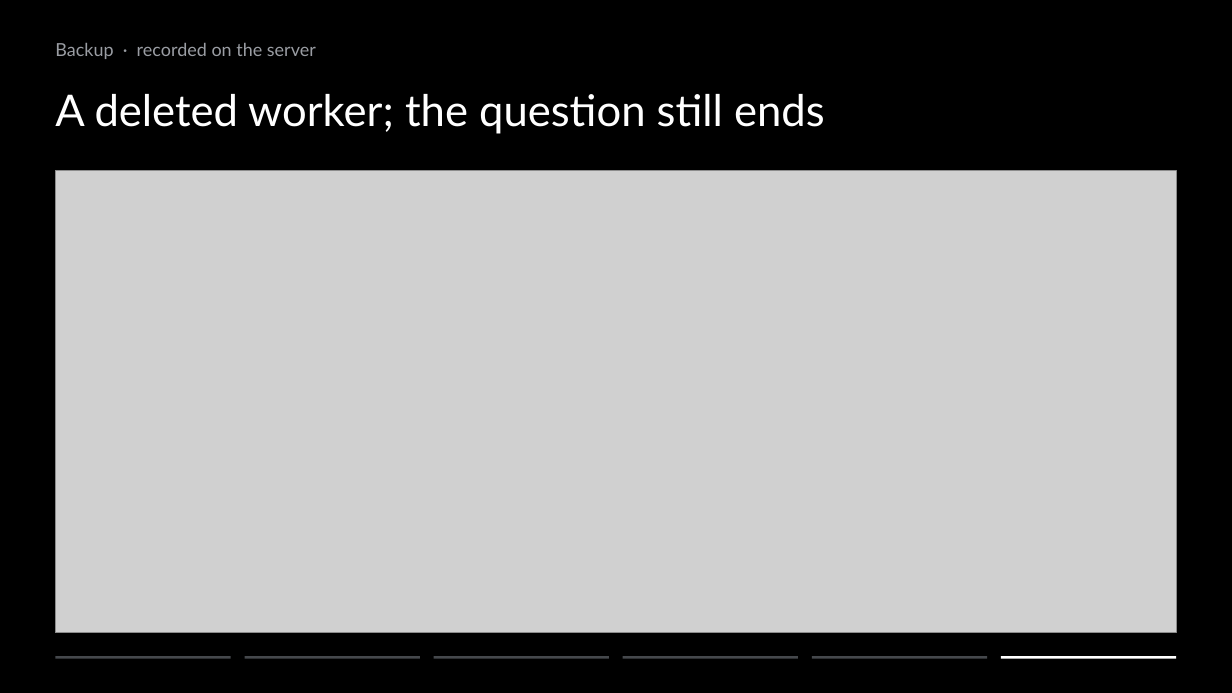
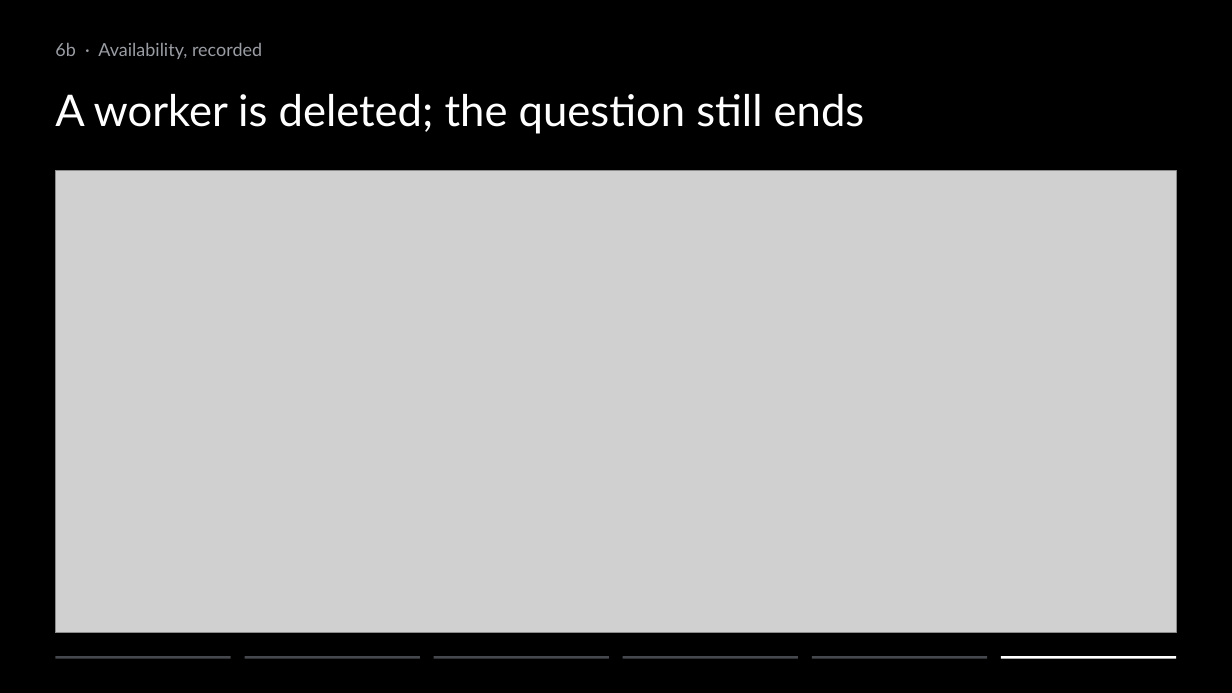
Before and after one commit to ziyangliu-666/lumen-next, a slide deck: slide 22 of docs/platform/slides/out/Team15-Lumen-Platform.pptx. Drawn at 1232x693 pixels with LibreOffice and Linux fonts; fonts in the diff are those of the drawing; grey boxes stand for pictures. Boxes give left, top, right and bottom in pixels: in the first picture for what was removed or moved away, otherwise in the second. Text is boxed around its words. In the diff, an @@ line names an element or a change of style, - is before the commit and + after.

```diff
--- a/docs/platform/slides/out/Team15-Lumen-Platform.pptx
+++ b/docs/platform/slides/out/Team15-Lumen-Platform.pptx
@@ text at [55,43,262,59]: text changed @@
-Backup · recorded on the server
+6b · Availability, recorded
@@ text at [55,94,865,134]: text changed @@
-A deleted worker; the question still ends
+A worker is deleted; the question still ends
```
Also in this commit, not shown: 3 other slides changed, 1 slide added, 1 other file.
